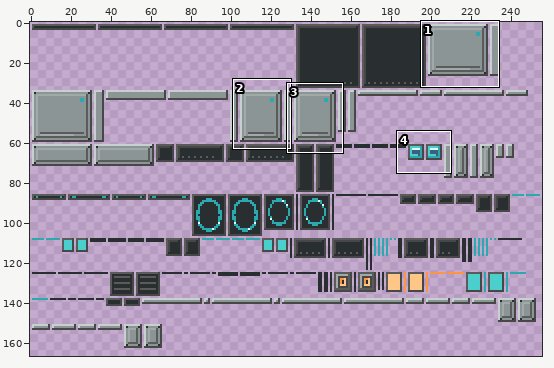
Pixel-art file, stored at src/main/art/ftb_fabricator/ftb_fabricator.aseprite. Above, an overview of the earlier version with the close-up marked.
Close-up. The starting point:
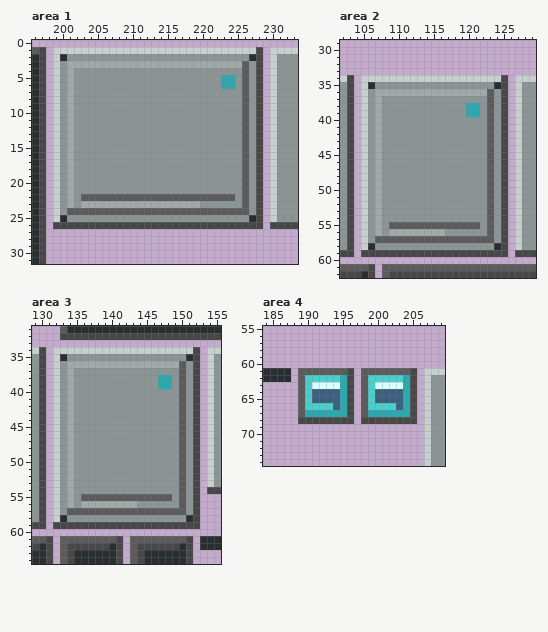
256x256 pixels, 1 frame. Shown: area 1: x 196..233, y 0..31; area 2: x 102..129, y 29..62; area 3: x 129..155, y 31..64; area 4: x 184..209, y 55..74. The wide view leaves out empty margins. The commit also changed other parts of the picture, which this record leaves out.
After the commit:
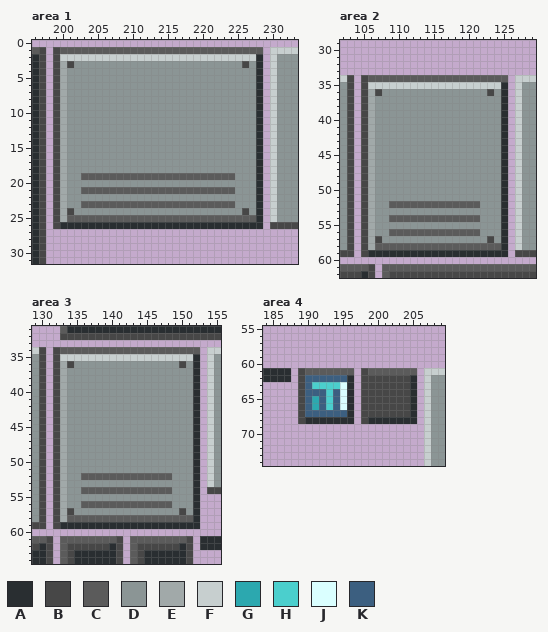
Palette (. is transparent): A #292e31  B #474747  C #5b5b5b  D #8b9595  E #a1a9a9  F #c7cfcf  G #2ca8af  H #4bcfcd  J #daffff  K #3c5f80
Change:
layer "refined panels and controls" added
Changed rows in their new state; - is an unchanged pixel.
Area 1, layer "refined panels and controls":
first column x 199:
 1 BCCCCCCCCCCCCCCCCCCCCCCCCCCCCC
 2 BFFFFFFFFFFFFFFFFFFFFFFFFFFFFA
 3 BEBDDDDDDDDDDDDDDDDDDDDDDDDB-A
 4 BED------------------------D-A
 5 BED---------------------DD-D-A
 6 BED---------------------DD-D-A
 7 BED------------------------D-A
 8 BED------------------------D-A
 9 BED------------------------D-A
10 BED------------------------D-A
11 BED------------------------D-A
12 BED------------------------D-A
13 BED------------------------D-A
14 BED------------------------D-A
15 BED------------------------D-A
16 BED------------------------D-A
17 BED------------------------D-A
18 BED------------------------D-A
19 BED-CCCCCCCCCCCCCCCCCCCCCC-D-A
20 BED------------------------D-A
21 BED-CCCCCCCCCCCCCCCCCCCCCC-D-A
22 BED-DDDDDDDDDDDDDDDDDDDDDD-D-A
23 BED-CCCCCCCCCCCCCCCCCCCCCC-D-A
24 BEBDDDDDDDDDDDDDDDDDDDDDDDDB-A
25 BECCCCCCCCCCCCCCCCCCCCCCCCCCCA
26 -AAAAAAAAAAAAAAAAAAAAAAAAAAAAA
Area 2, layer "refined panels and controls":
first column x 105:
34 BCCCCCCCCCCCCCCCCCCCC
35 BFFFFFFFFFFFFFFFFFFFA
36 BEBDDDDDDDDDDDDDDDB-A
37 BED---------------D-A
38 BED------------DD-D-A
39 BED------------DD-D-A
40 BED---------------D-A
41 BED---------------D-A
42 BED---------------D-A
43 BED---------------D-A
44 BED---------------D-A
45 BED---------------D-A
46 BED---------------D-A
47 BED---------------D-A
48 BED---------------D-A
49 BED---------------D-A
50 BED---------------D-A
51 BED---------------D-A
52 BED-CCCCCCCCCCCCC-D-A
53 BED---------------D-A
54 BED-CCCCCCCCCCCCC-D-A
55 BED-DDDDDDDDDDDDD-D-A
56 BED-CCCCCCCCCCCCC-D-A
57 BEBDDDDDDDDDDDDDDDB-A
58 BECCCCCCCCCCCCCCCCCCA
59 -AAAAAAAAAAAAAAAAAAAA
Area 3, layer "refined panels and controls":
first column x 132:
34 BCCCCCCCCCCCCCCCCCCCC
35 BFFFFFFFFFFFFFFFFFFFA
36 BEBDDDDDDDDDDDDDDDB-A
37 BED---------------D-A
38 BED------------DD-D-A
39 BED------------DD-D-A
40 BED---------------D-A
41 BED---------------D-A
42 BED---------------D-A
43 BED---------------D-A
44 BED---------------D-A
45 BED---------------D-A
46 BED---------------D-A
47 BED---------------D-A
48 BED---------------D-A
49 BED---------------D-A
50 BED---------------D-A
51 BED---------------D-A
52 BED-CCCCCCCCCCCCC-D-A
53 BED---------------D-A
54 BED-CCCCCCCCCCCCC-D-A
55 BED-DDDDDDDDDDDDD-D-A
56 BED-CCCCCCCCCCCCC-D-A
57 BEBDDDDDDDDDDDDDDDB-A
58 BECCCCCCCCCCCCCCCCCCA
59 -AAAAAAAAAAAAAAAAAAAA
Area 4, layer "refined panels and controls":
first column x 189:
61 B------C-B------C
62 BKKKKKKA-BBBBBBBA
63 BKHHHHJA-BBBBBBBA
64 BK--H-JA-BBBBBBBA
65 BKG-H-JA-BBBBBBBA
66 BKGK--JA-BBBBBBBA
67 BKKKKKKA-BBBBBBBA
68 -AAAAAAA--AAAAAAA
Changed places in both close-ups, as pixel boxes (x1, y1, x2, y2):
changed: (53, 47, 263, 229)
changed: (361, 75, 508, 257)
changed: (53, 347, 200, 529)
changed: (298, 368, 417, 424)
